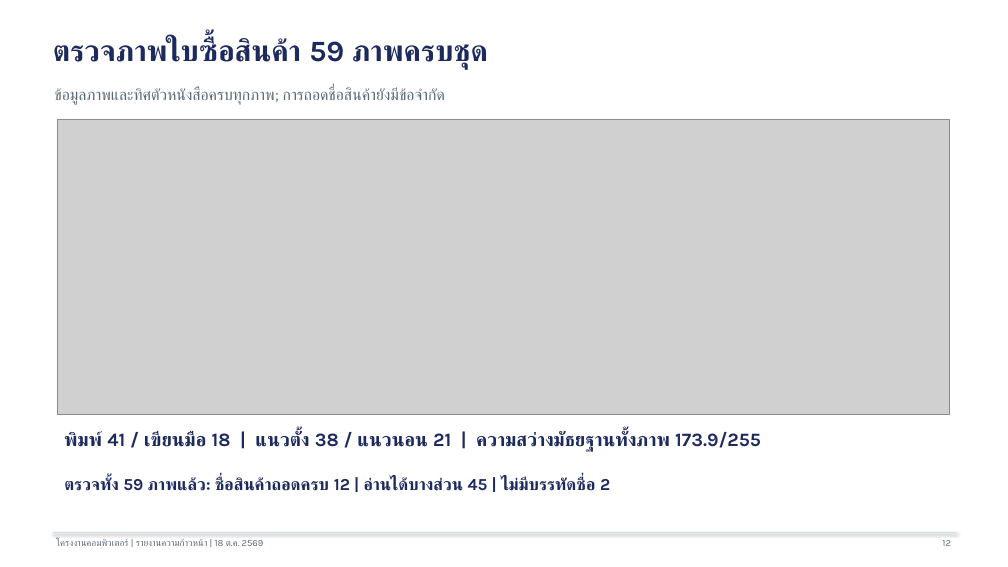
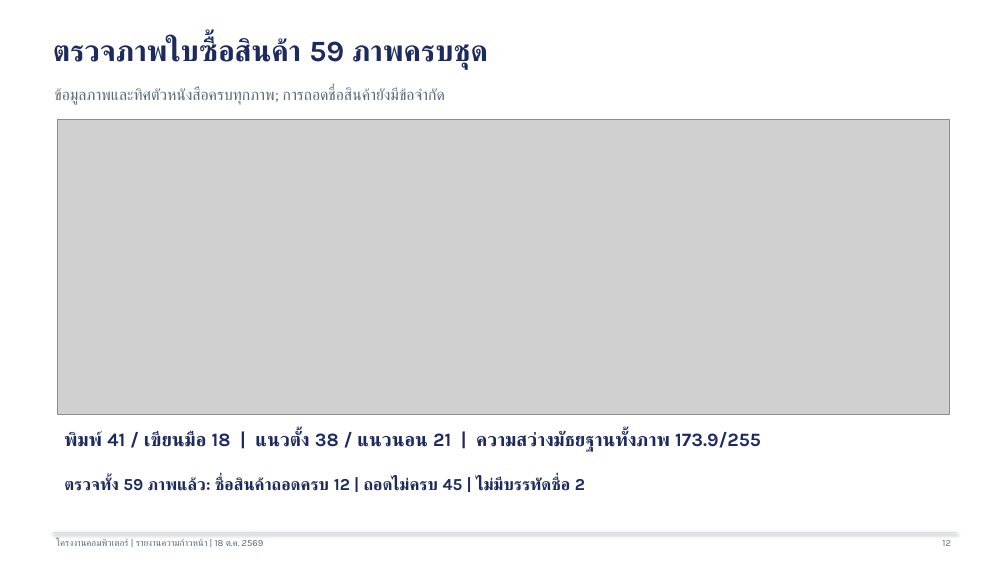
Before and after one commit to natchapolp-glitch/Capstone-Project, a slide deck: slide 12 of ass5_output/Residential_Intelligence_Project_Progress_READY_2026-10-18.pptx. Drawn at 1008x567 pixels with LibreOffice and Linux fonts; fonts in the diff are those of the drawing; grey boxes stand for pictures. Boxes give left, top, right and bottom in pixels: in the first picture for what was removed or moved away, otherwise in the second. Text is boxed around its words. In the diff, an @@ line names an element or a change of style, - is before the commit and + after.

```diff
--- a/ass5_output/Residential_Intelligence_Project_Progress_READY_2026-10-18.pptx
+++ b/ass5_output/Residential_Intelligence_Project_Progress_READY_2026-10-18.pptx
@@ text at [64, 478, 585, 491]: text changed @@
-ตรวจทั้ง 59 ภาพแล้ว: ชื่อสินค้าถอดครบ 12 | อ่านได้บางส่วน 45 | ไม่มีบรรทัดชื่อ 2
+ตรวจทั้ง 59 ภาพแล้ว: ชื่อสินค้าถอดครบ 12 | ถอดไม่ครบ 45 | ไม่มีบรรทัดชื่อ 2
```
Also in this commit, not shown: 2 other slides changed, 10 other files.
